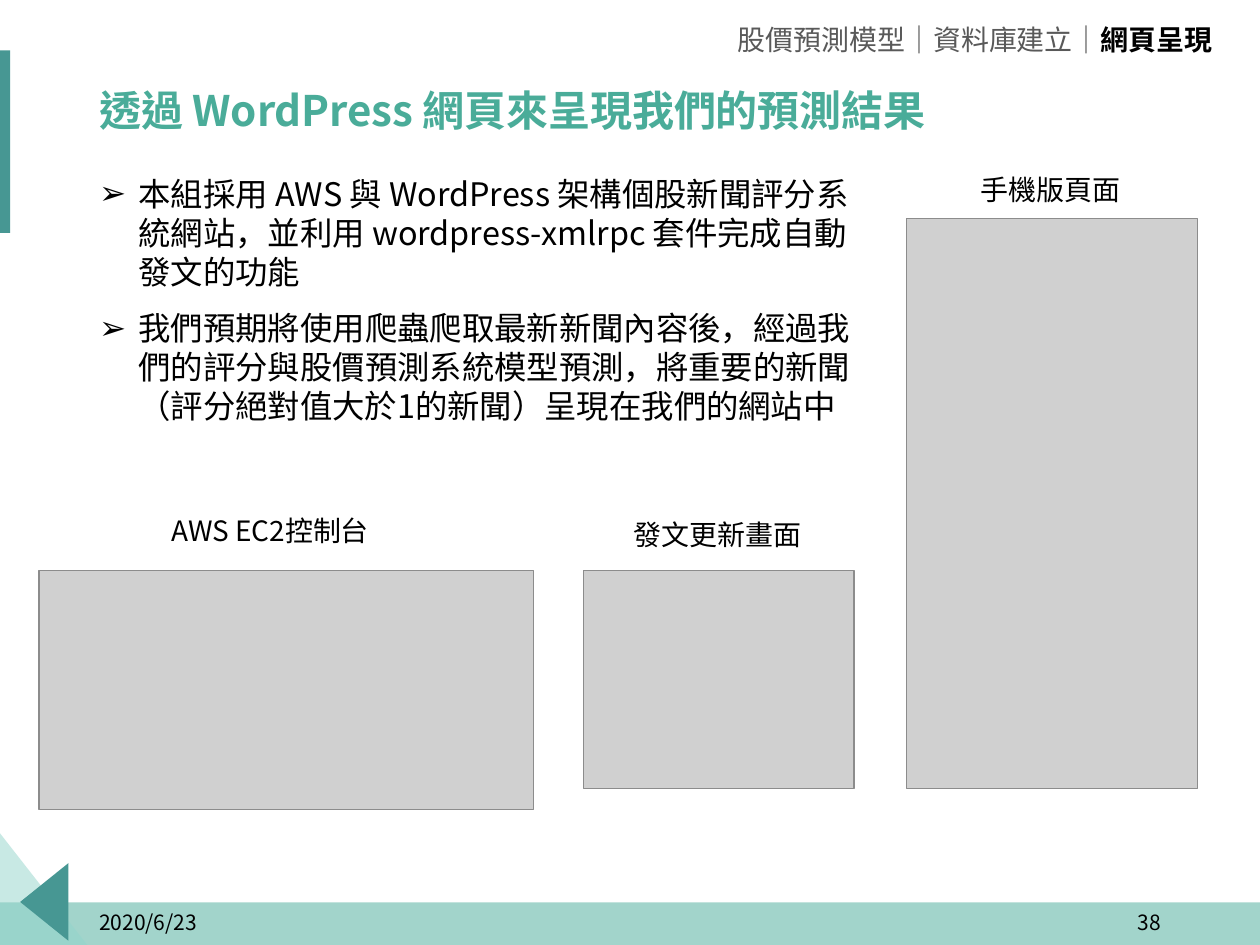
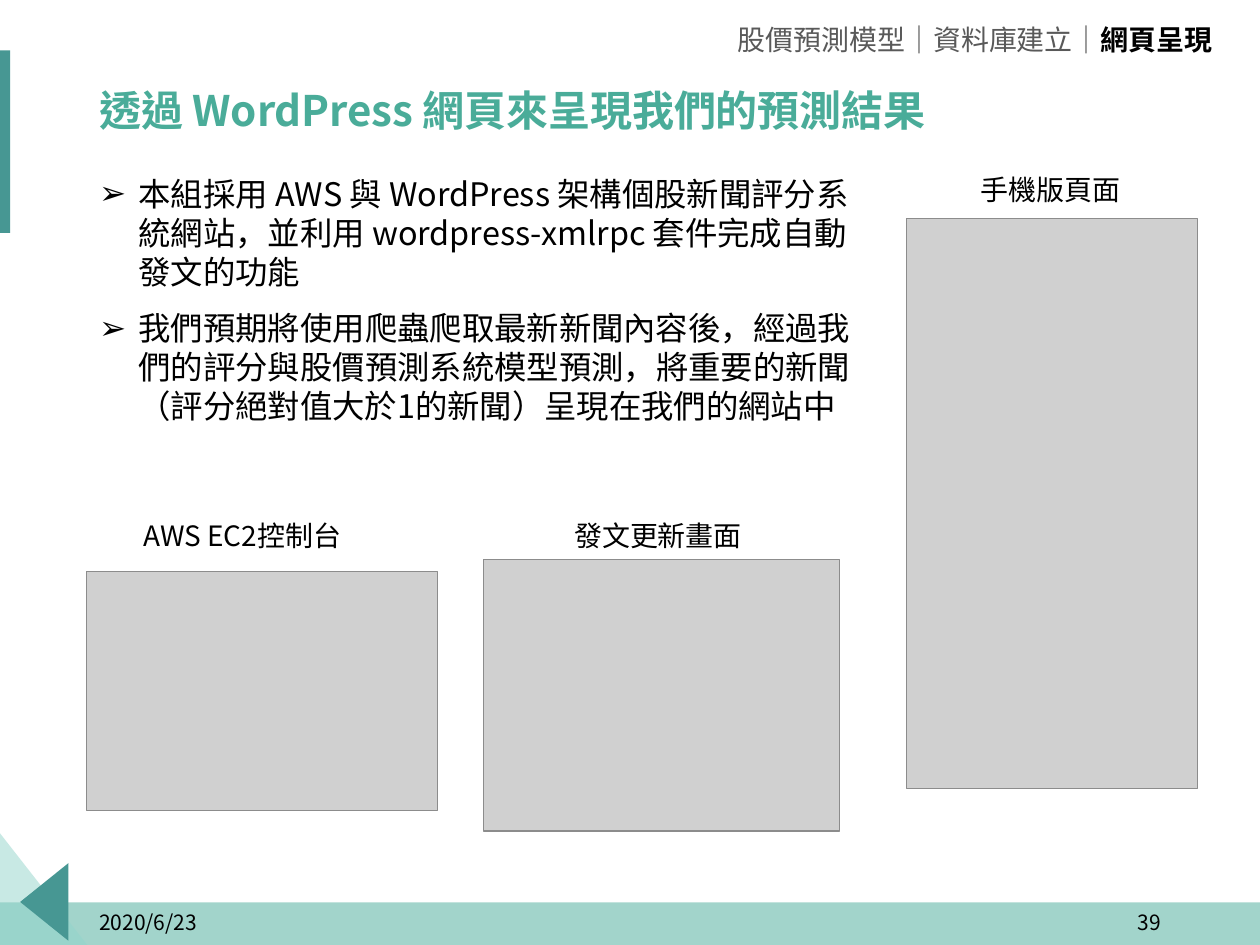
Before and after one commit to p314008dsa/Text-mining, a slide deck: slide 39 of 報告擋/玉山_題目一_組別二.pptx (slide 38 before the commit). Drawn at 1260x945 pixels with LibreOffice and Linux fonts; fonts in the diff are those of the drawing; grey boxes stand for pictures; background and template pictures are left out. Boxes give left, top, right and bottom in pixels: in the first picture for what was removed or moved away, otherwise in the second. Text is boxed around its words. In the diff, an @@ line names an element or a change of style, - is before the commit and + after.

```diff
--- a/報告擋/玉山_題目一_組別二.pptx
+++ b/報告擋/玉山_題目一_組別二.pptx
@@ text "AWS EC2控制台": place and size @@
-text "AWS EC2控制台" at <box>171,517,369,544</box>
+text "AWS EC2控制台" at <box>143,522,341,549</box>
@@ text "發文更新畫面": place and size @@
-text "發文更新畫面" at <box>634,521,802,548</box>
+text "發文更新畫面" at <box>574,522,742,549</box>
@@ picture: place and size @@
-picture at <box>583,571,854,789</box>
+picture at <box>484,559,839,832</box>
@@ picture: place and size @@
-picture at <box>39,571,533,810</box>
+picture at <box>87,571,437,810</box>
@@ page number at <box>1137,914,1160,931</box>: text changed @@
-38
+39
```
Also in this commit, not shown: 11 other slides changed, 3 slides added, 2 other files.
